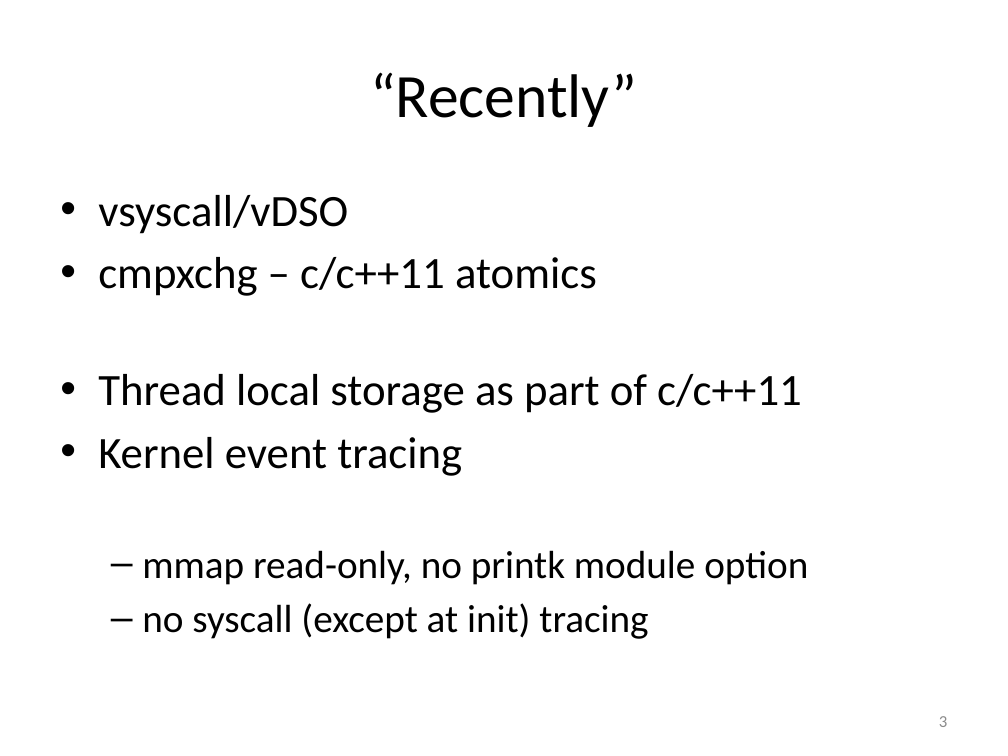
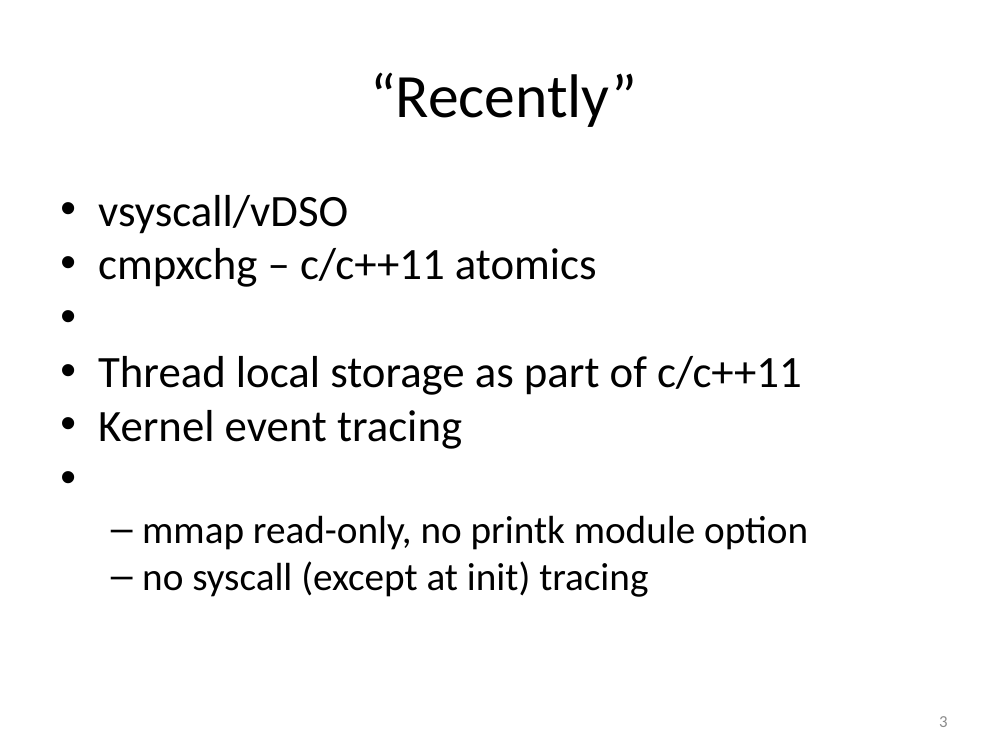
Before and after one commit to art-daq/trace, a slide deck: slide 3 of doc/trace.pptx. Drawn at 1008x756 pixels with LibreOffice and Linux fonts; fonts in the diff are those of the drawing. Boxes give left, top, right and bottom in pixels: in the first picture for what was removed or moved away, otherwise in the second. Text is boxed around its words. In the diff, an @@ line names an element or a change of style, - is before the commit and + after.

```diff
--- a/doc/trace.pptx
+++ b/doc/trace.pptx
@@ text "vsyscall/vDSO" at <box>98,195,808,597</box>: indent changed; less space between paragraphs @@
```
Also in this commit, not shown: 14 other slides changed, 30 other files.
